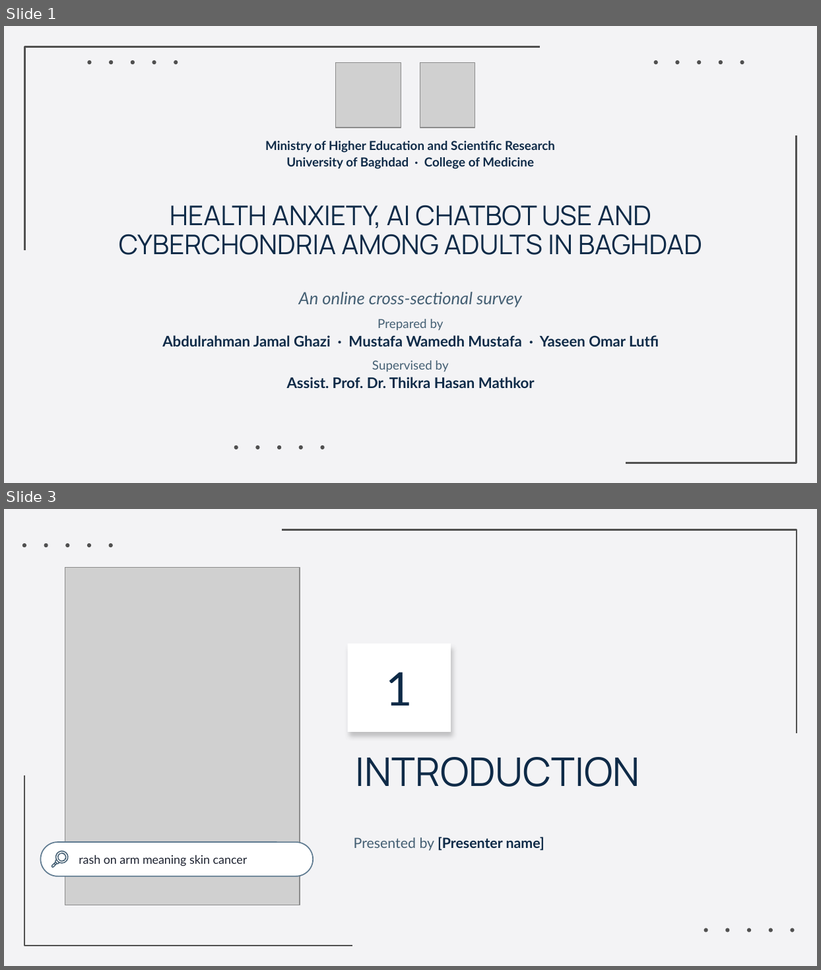
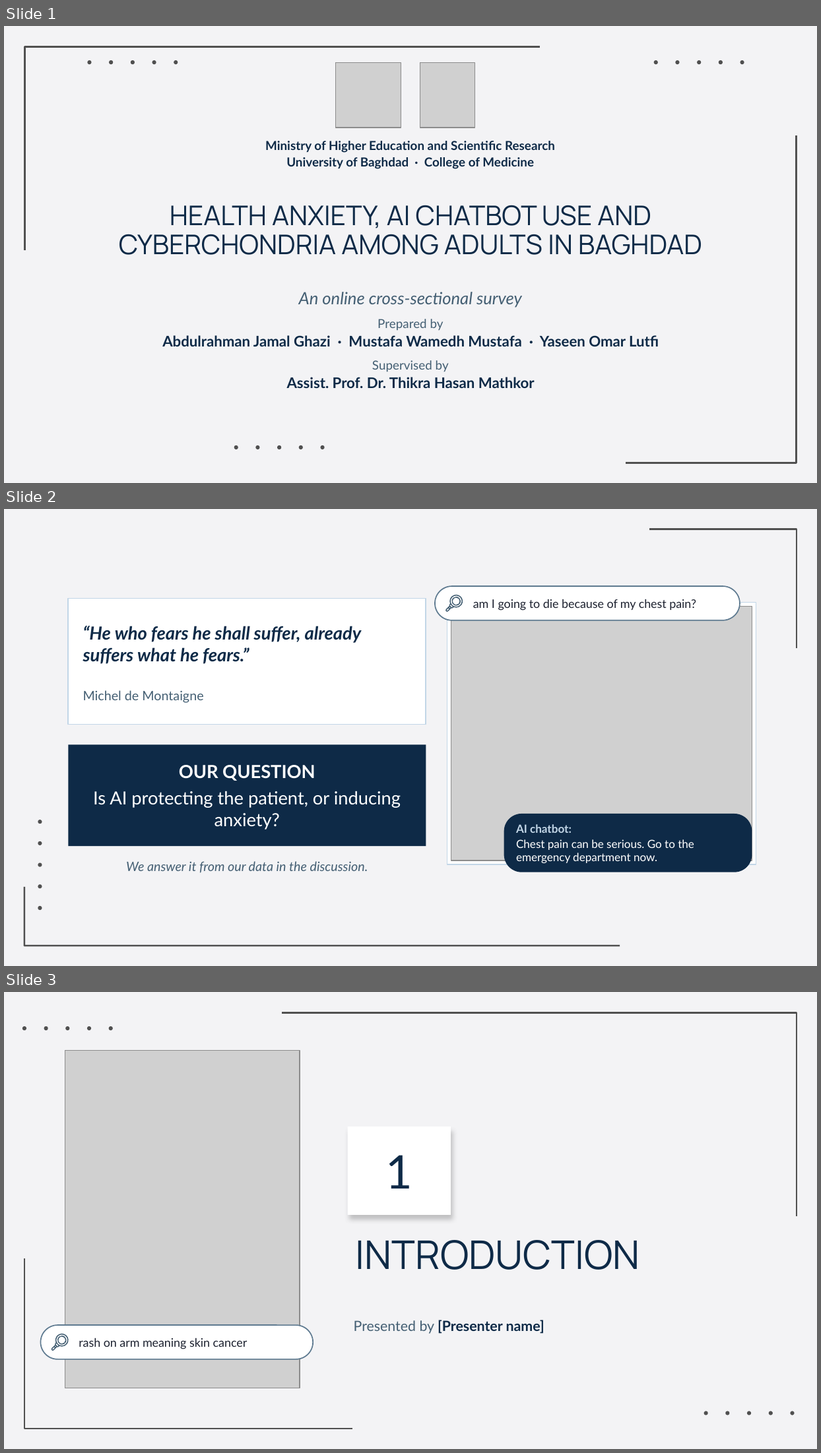
Before and after one commit to Yaseen279/History-Exam, a slide deck: research/output/study/slides/Defence_Final.pptx. Shown one above the other, each under a label of ours: slides 1 and 3 before the commit, slides 1, 2 and 3 after it; the slides between them are not shown. The pictures are 821x970 and 821x1453 pixels, drawn with LibreOffice and Linux fonts; fonts in the diff are those of the drawing; grey boxes stand for pictures; background and template pictures are left out. Boxes give left, top, right and bottom in pixels: in the first picture for what was removed or moved away, otherwise in the second. Text is boxed around its words. In the diff, an @@ line names an element or a change of style, - is before the commit and + after.

```diff
--- a/research/output/study/slides/Defence_Final.pptx
+++ b/research/output/study/slides/Defence_Final.pptx
@@ slide 2 added at [4, 509, 817, 966], background picture (left out) @@
@@ freeform shape added at [649, 529, 797, 649], outline #505050 1.5 pt @@
@@ rounded rectangle added at [435, 586, 740, 621], fill #FFFFFF, outline #5E7A90 1 pt @@
@@ rectangle added at [68, 599, 426, 724], fill #FFFFFF, outline #C2D6E7 1 pt @@
@@ freeform shape added at [446, 594, 463, 611], fill #445F73 @@
@@ rectangle added at [447, 603, 756, 865], fill #FFFFFF, outline #C2D6E7 1 pt @@
@@ picture added at [451, 607, 752, 861] @@
@@ freeform shape added at [451, 597, 461, 606], fill #445F73 @@
@@ text added at [473, 599, 696, 611], 10.5 pt, text #1D2230 @@
+am I going to die because of my chest pain?
@@ text added at [83, 626, 362, 664], 16 pt, text #0E2A47, bold, italic @@
+“He who fears he shall suffer, already suffers what he fears.”
@@ text added at [83, 691, 203, 703], 11.5 pt, text #445F73 @@
+Michel de Montaigne
@@ rectangle added at [68, 745, 426, 846], fill #0E2A47, 16 pt, text #FFFFFF @@
+OUR QUESTION
+Is AI protecting the patient, or inducing anxiety?
@@ rounded rectangle added at [504, 814, 752, 873], fill #0E2A47 @@
@@ text added at [516, 824, 694, 863], 10 pt, text #FFFFFF @@
+AI chatbot:
+Chest pain can be serious. Go to the emergency department now.
@@ text added at [126, 861, 368, 873], 11.5 pt, text #445F73, italic @@
+We answer it from our data in the discussion.
@@ group added at [38, 820, 42, 911]: 5 ellipses @@
@@ freeform shape added at [24, 887, 620, 947], outline #505050 1.5 pt @@
```
Also in this commit, not shown: 3 slides changed, 1 slide removed, 1 other file.
